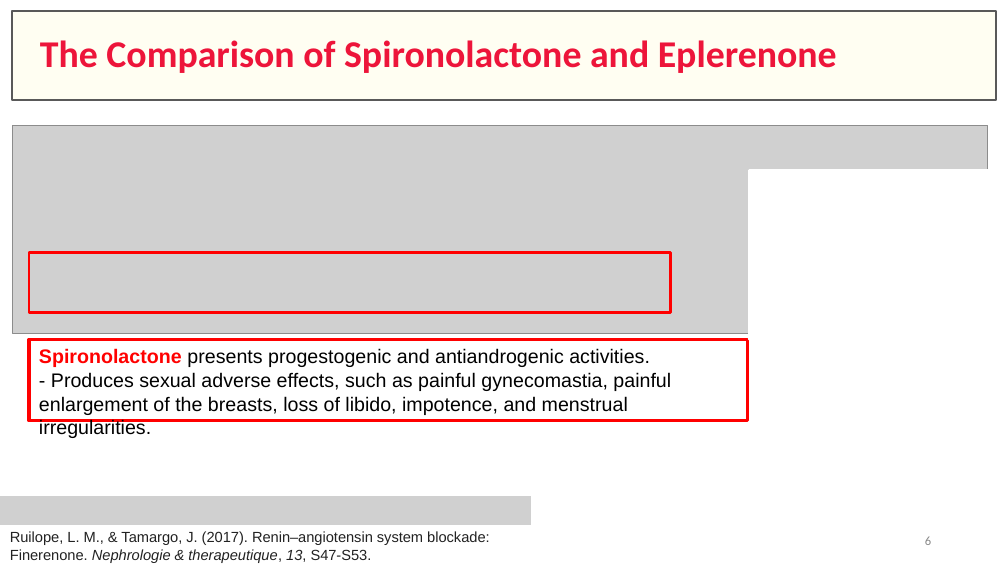
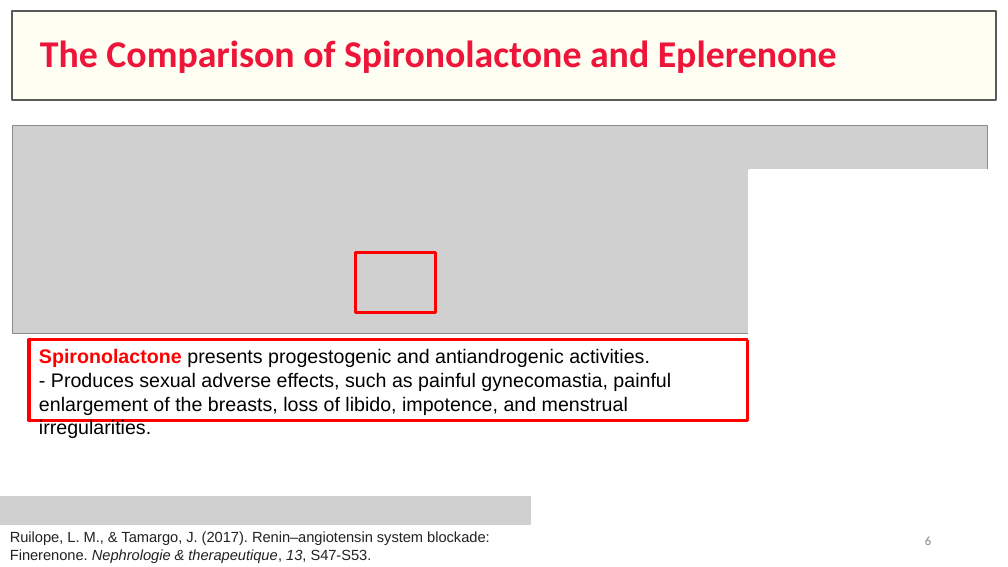
Before and after one commit to IandRover/IandRover.github.io, a slide deck: slide 6 of data/misc/2021/nycu_clerk/20211220 Cardiovascular Events with Finerenone in Kidney Disease and Type 2 Diabetes.pptx. Drawn at 1008x567 pixels with LibreOffice and Linux fonts; fonts in the diff are those of the drawing; grey boxes stand for pictures. Boxes give left, top, right and bottom in pixels: in the first picture for what was removed or moved away, otherwise in the second. Text is boxed around its words. In the diff, an @@ line names an element or a change of style, - is before the commit and + after.

```diff
--- a/data/misc/2021/nycu_clerk/20211220 Cardiovascular Events with Finerenone in Kidney Disease and Type 2 Diabetes.pptx
+++ b/data/misc/2021/nycu_clerk/20211220 Cardiovascular Events with Finerenone in Kidney Disease and Type 2 Diabetes.pptx
@@ rectangle: place and size @@
-rectangle at bbox=[29, 252, 671, 312]
+rectangle at bbox=[356, 252, 436, 312]
```
Also in this commit, not shown: 2 other slides changed, 1 other file.
